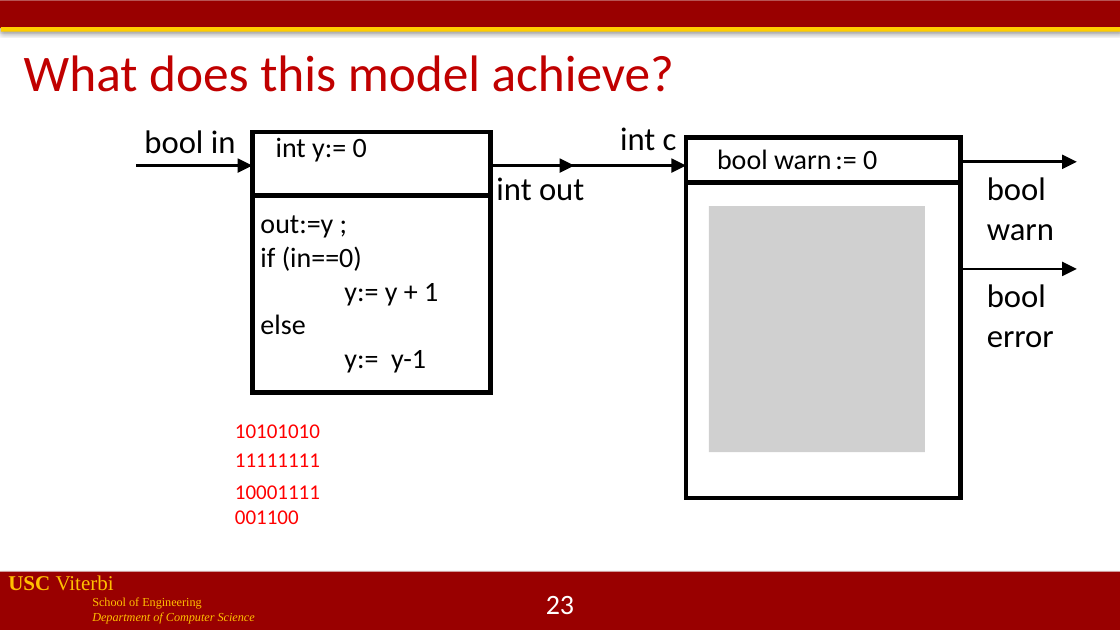
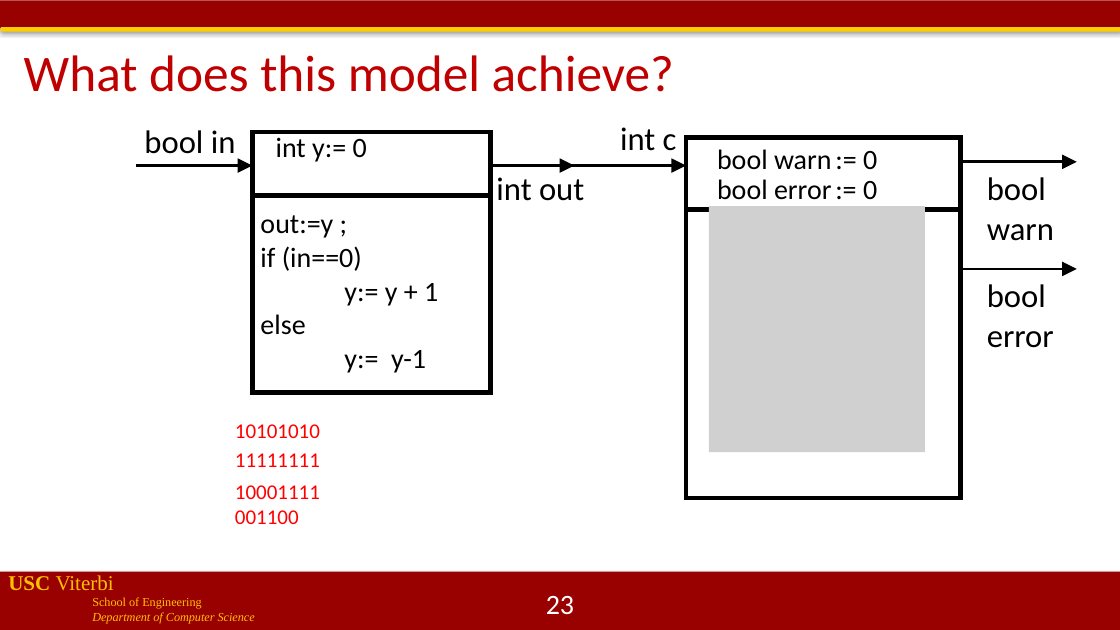
Before and after one commit to jdeshmukh/jdeshmukh.github.io, a slide deck: slide 23 of teaching/cs513-autocps-fall-2020/lecture1-Models.pptx. Drawn at 1120x630 pixels with LibreOffice and Linux fonts; fonts in the diff are those of the drawing; grey boxes stand for pictures; background and template pictures are left out. Boxes give left, top, right and bottom in pixels: in the first picture for what was removed or moved away, otherwise in the second. Text is boxed around its words. In the diff, an @@ line names an element or a change of style, - is before the commit and + after.

Commit message:
changes

```diff
--- a/teaching/cs513-autocps-fall-2020/lecture1-Models.pptx
+++ b/teaching/cs513-autocps-fall-2020/lecture1-Models.pptx
@@ text added at bbox=[717, 179, 877, 200], 24 pt, text #000000 @@
+bool error := 0
@@ line moved from (686, 182) - (961, 182) to (686, 210) - (961, 210) @@
```
